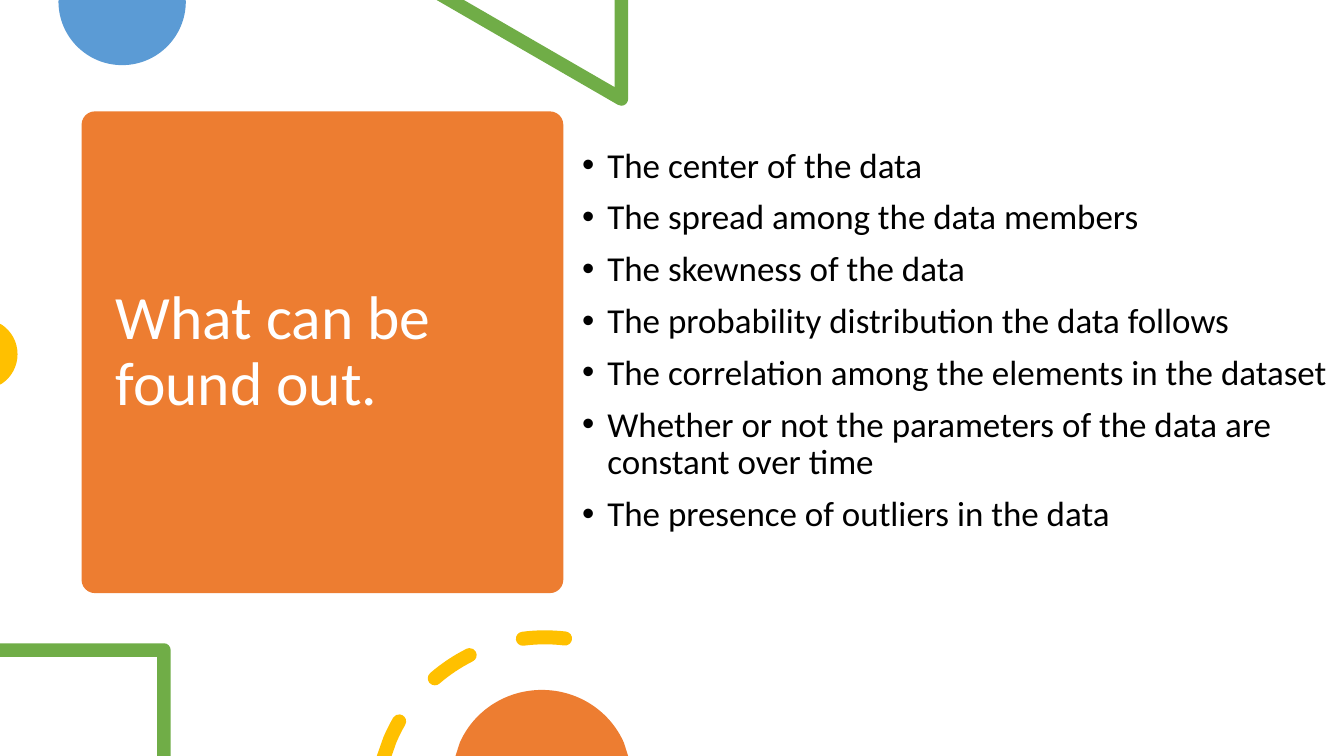
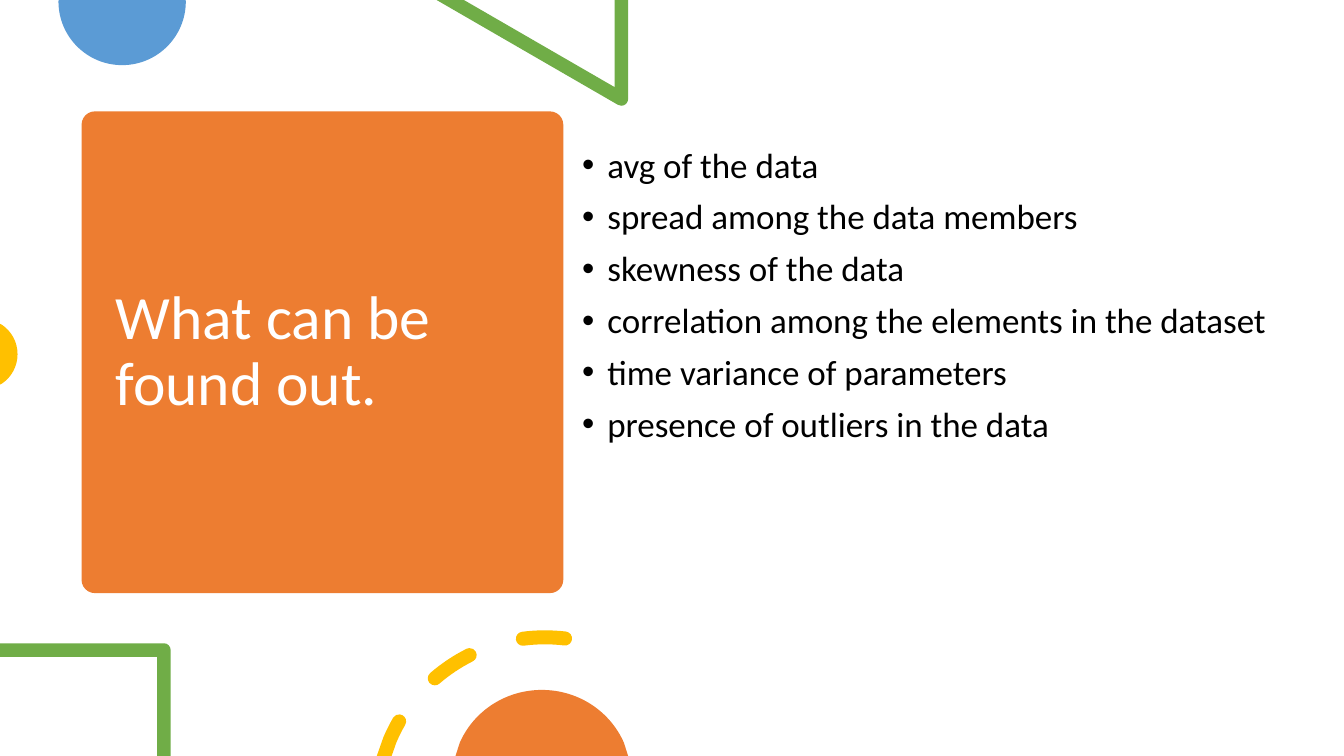
Before and after one commit to vvthakral/data-science-bootcamp, a slide deck: slide 4 of week-4-eda/data_analysis.pptx. Drawn at 1344x756 pixels with LibreOffice and Linux fonts; fonts in the diff are those of the drawing. Boxes give left, top, right and bottom in pixels: in the first picture for what was removed or moved away, otherwise in the second. Text is boxed around its words. In the diff, an @@ line names an element or a change of style, - is before the commit and + after.

```diff
--- a/week-4-eda/data_analysis.pptx
+++ b/week-4-eda/data_analysis.pptx
@@ text at bbox=[607, 153, 1265, 443]: text changed @@
-• The center of the data
-• The spread among the data members
-• The skewness of the data
-• The probability distribution the data follows
-• The correlation among the elements in the dataset
-• Whether or not the parameters of the data are constant over time
-• The presence of outliers in the data
+• avg of the data
+• spread among the data members
+• skewness of the data
+• correlation among the elements in the dataset
+• time variance of parameters
+• presence of outliers in the data
```
Also in this commit, not shown: 3 other slides changed, 2 other files.
